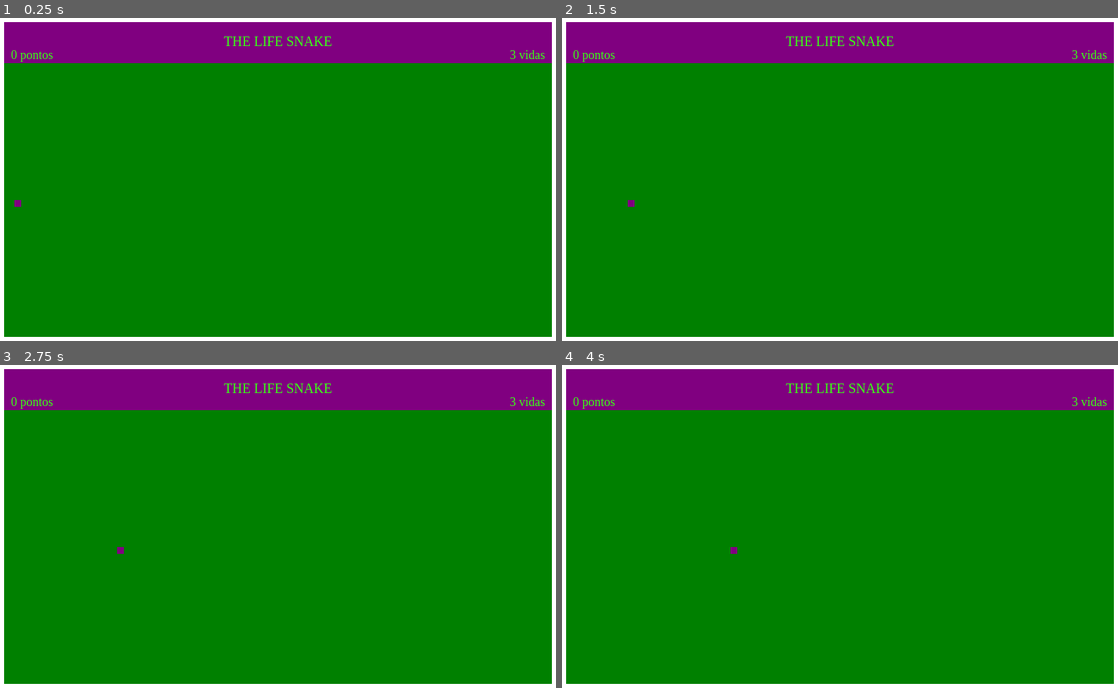
Above: before the commit, frames 1-4 (two rows, left to right).
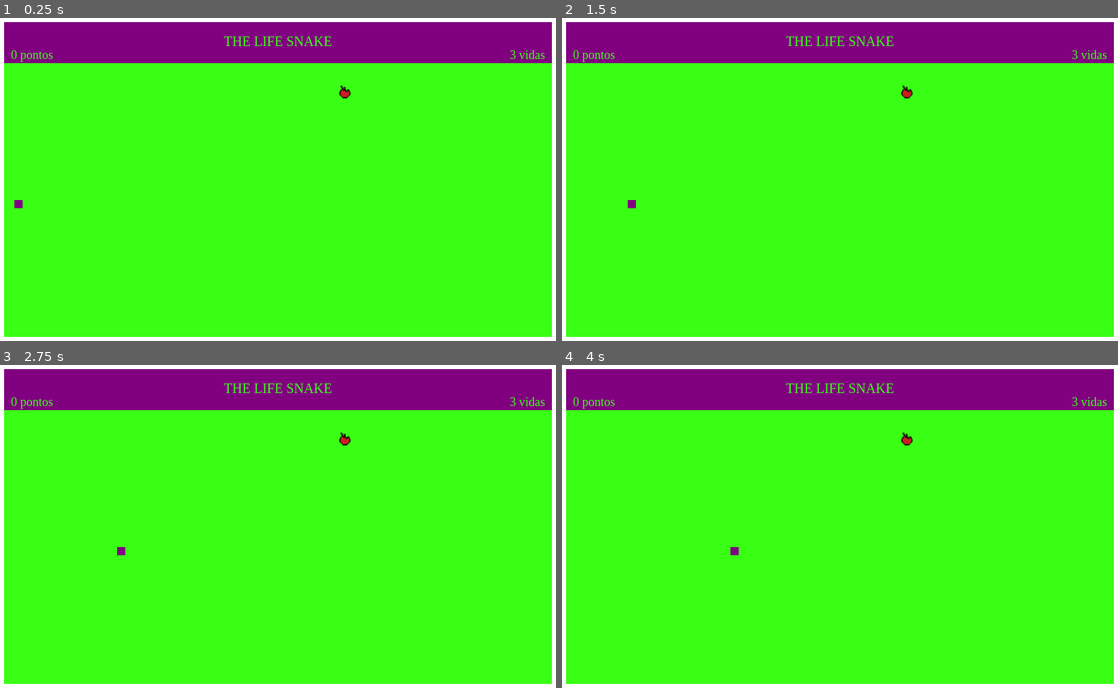
Above: after the commit, the same moments.

Repository: AlessandraRosil/jogoCobrinha
Game: browser game, page index.html
The game is run twice, just before and just after one commit, with the same random seed, the same clock (stepped at 60 frames per second) and the same inputs.
Inputs:
- Up to frame 1 (0.25 s): no input
- Up to frame 2 (1.5 s): hold Right from 1.03 s (still down)
- Up to frame 3 (2.75 s): release Right at 1.53 s; hold Left 1.58-2.15 s; hold Right from 2.2 s (still down)
- Up to frame 4 (4 s): release Right at 2.87 s; hold Left 2.92-3.35 s; hold Right 3.4-3.9 s; hold Left from 3.95 s (still down)

The runs differ from the first frame. In frame 1, 83% of the frame differs, in the area x 0-100%, y 13-99%; in frame 2, 83%; in frame 3, 83%; in frame 4, 83%.

Commit message:
Inclusão da Maça no jogo

Diff:
--- a/cobra.js
+++ b/cobra.js
@@ -1,7 +1,7 @@
 const cobra =
 {
     cor:"purple",
-    tamanho:10,
+    tamanho:12,
     direcao:"direita",
     x:0,
     y:260,
@@ -16,5 +16,17 @@
         if (this.direcao == 'esquerda') this.x--;
         if (this.direcao == 'cima') this.y--;
         if (this.direcao == 'baixo') this.y++;
+
+        //A Cobra morre quando:
+        if (this.x < 0) this.morrer();
+        if (this.x > 800 - this.tamanho) this.morrer();
+        if (this.y < 60) this.morrer();
+        if (this.y > 460 - this.tamanho) this.morrer();
+    },
+    morrer()
+    {
+        this.vida--;
+        this.x=400;
+        this.y=260;
     }
 }
--- a/index.html
+++ b/index.html
@@ -12,6 +12,7 @@
   <script src="tela.js"></script>
   <script src="cobra.js"></script>
   <script src="placar.js"></script>
+  <script src="objeto.Jogo.js"></script>
   <script src="maca.js"></script>
   <script src="jogo.js"></script>
 </body>
--- a/jogo.js
+++ b/jogo.js
@@ -2,9 +2,22 @@
     tela.desenhar();
     cobra.desenhar();
     placar.desenhar();
+    maca.desenhar();
     cobra.mover();
+    if (maca.teveColisao(cobra))
+    {
+        placar.pontuacao+=10;
+        maca = new Maca();
+    }
+    if (cobra.vida > 0)
     requestAnimationFrame(jogar);
+    else
+    {
+        placar.nomeJogo = "FIM DE JOGO"
+        placar.desenhar();
+    }
 }
+let maca = new Maca();
 jogar();
 
 document.addEventListener("keydown", (evento)=> {
--- a/maca.js
+++ b/maca.js
@@ -0,0 +1,13 @@
+class Maca extends ObjetoJogo
+{
+    imagem = new Image();
+    constructor()
+    {
+        super(30);
+        this.imagem.src='maca.png';
+    };
+    desenhar()
+    {
+        canvasCtx.drawImage(this.imagem,this.x,this.y,this.tamanho,this.tamanho);
+    }
+}
--- /dev/null
+++ b/objeto.jogo.js
@@ -0,0 +1,24 @@
+class ObjetoJogo
+{
+    constructor(args)
+    {
+         this.tamanho = 30;
+         this.x = Math.round(this.tamanho+(tela.largura-2*this.tamanho)*Math.random());
+         this.y = Math.round(placar.altura+(tela.altura-2*this.tamanho)*Math.random());
+         if (args.length >= 1) this.tamanho = args[0];
+         if (args.length >= 2) this.x = args[1];
+         if (args.length >= 3) this.y = args[2];
+    }
+    teveColisao(obj)
+    {
+         const distX = this.x - obj.x;
+         const distY = this.y - obj.y;
+         if (((distX >= 0) && (Math.abs(distX) < obj.tamanho)
+              ||(distX < 0) && (Math.abs(distX) < this.tamanho))
+             &&
+             ((distY >= 0) && (Math.abs(distY) < obj.tamanho)
+              ||(distY < 0) && (Math.abs(distY) < this.tamanho)))
+             return true;
+             return false;
+    }
+}
--- a/placar.js
+++ b/placar.js
@@ -5,6 +5,7 @@
 altura:60,
 corFundo:"purple",
 corTexto:"#39FF14",
+nomeJogo:"THE LIFE SNAKE",
 desenhar()
     {
         canvasCtx.fillStyle=this.corFundo;
@@ -13,7 +14,7 @@
         canvasCtx.textAlign='center';
         canvasCtx.textBaseline='middle';
         canvasCtx.font="20px Fantasy";
-        canvasCtx.fillText("THE LIFE SNAKE",400,30);
+        canvasCtx.fillText(this.nomeJogo,400,30);
         canvasCtx.font="18px Fantasy";
         canvasCtx.textAlign='left';
         canvasCtx.textBaseline='top';
--- a/tela.js
+++ b/tela.js
@@ -1,6 +1,6 @@
 const tela =
     {
-    cor:"green",
+    cor:"#39FF14",
     altura:400,
     largura:800,
     desenhar()
Binary file added: maca.png
